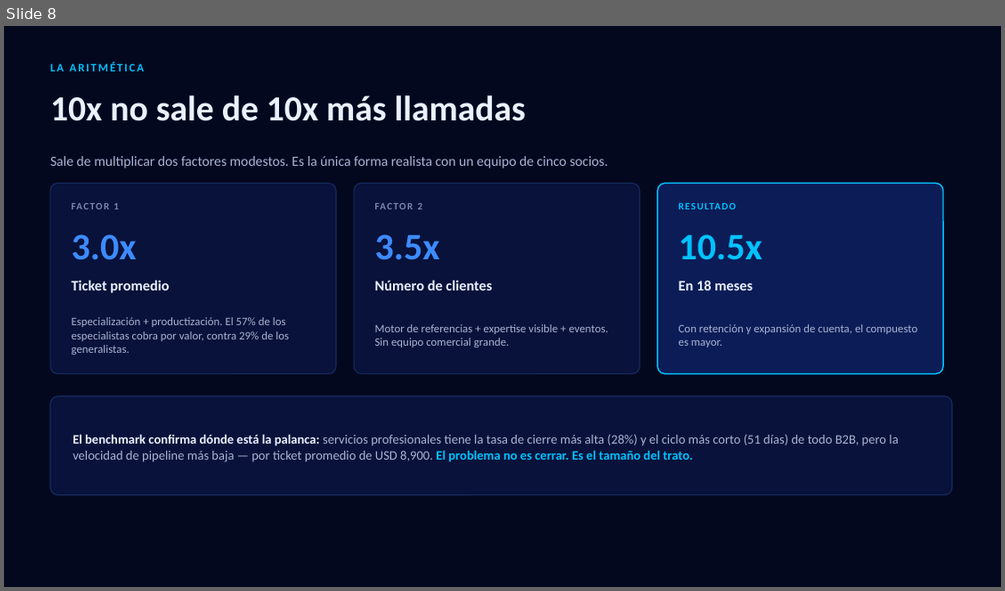
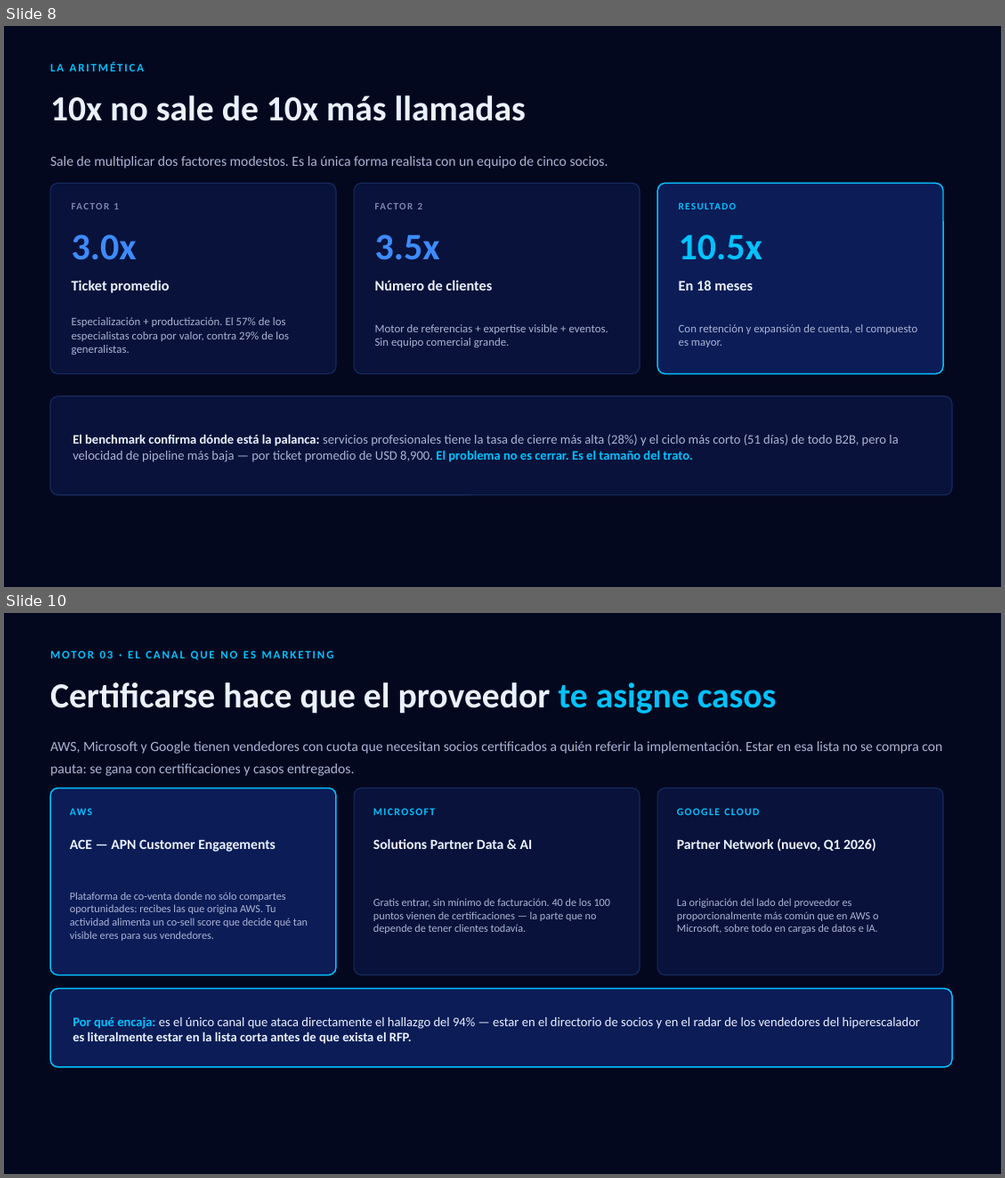
Before and after one commit to datarev-solutions/datarev-diagnostico, a slide deck: docs/plan-crecimiento-datarev.pptx. Shown one above the other, each under a label of ours: slide 8 before the commit, slides 8 and 10 after it; the slides between them are not shown. The pictures are 1005x591 and 1005x1178 pixels, drawn with LibreOffice and Linux fonts; fonts in the diff are those of the drawing. Boxes give left, top, right and bottom in pixels: in the first picture for what was removed or moved away, otherwise in the second. Text is boxed around its words. In the diff, an @@ line names an element or a change of style, - is before the commit and + after.

Commit message:
docs: add cloud partner certification as growth motor #3
Dante flagged the gap: AWS/Microsoft/Google partner programs weren't in the
plan as a growth lever, only buried as a Phase 3 line item. Research shows
AWS Select tier is weeks away (4 accredited individuals, 2 certifications,
USD 2,500/year) and Microsoft's program is free to join with 40 of 100
capability-score points coming from certifications alone — neither needs
existing revenue.

This is the one channel that directly attacks the 94%-shortlist finding:
being in a hyperscaler's partner directory puts DataRev in front of the
vendor's own quota-carrying sellers before a deal exists. Added as motor #3,
moved from Phase 3 to Phase 0 in the roadmap, synced across HTML and PPTX (17
slides now), all visually QA'd via LibreOffice render.

```diff
--- a/docs/plan-crecimiento-datarev.pptx
+++ b/docs/plan-crecimiento-datarev.pptx
@@ slide 10 added at (4,613,1001,1174), background #04081F @@
@@ text added at (50,650,334,660), 11 pt, text #00C2FF, bold @@
+MOTOR 03 · EL CANAL QUE NO ES MARKETING
@@ text added at (50,682,777,714), 34 pt, text #EAF1FF, bold @@
+Certificarse hace que el proveedor te asigne casos
@@ text added at (50,741,942,776), 13.5 pt, text #AAB4D4 @@
+AWS, Microsoft y Google tienen vendedores con cuota que necesitan socios certificados a quién referir la implementación. Estar en esa lista no se compra con pauta: se gana con certificaciones y casos entregados.
@@ rounded rectangle added at (50,788,336,975), fill #0B1C57, outline #00C2FF 1.25 pt @@
@@ rounded rectangle added at (354,788,639,975), fill #08123A, outline #172A5E 1 pt @@
@@ rounded rectangle added at (657,788,943,975), fill #08123A, outline #172A5E 1 pt @@
@@ text added at (70,802,316,821), 10 pt, text #00C2FF, bold @@
+AWS
@@ text added at (373,808,435,815), 10 pt, text #00C2FF, bold @@
+MICROSOFT
@@ text added at (677,802,923,821), 10 pt, text #00C2FF, bold @@
+GOOGLE CLOUD
@@ text added at (70,839,275,852), 13.5 pt, text #EAF1FF, bold @@
+ACE — APN Customer Engagements
@@ text added at (373,839,533,849), 13.5 pt, text #EAF1FF, bold @@
+Solutions Partner Data & AI
@@ text added at (677,838,876,851), 13.5 pt, text #EAF1FF, bold @@
+Partner Network (nuevo, Q1 2026)
@@ text added at (70,892,307,941), 10.5 pt, text #AAB4D4 @@
+Plataforma de co-venta donde no sólo compartes oportunidades: recibes las que origina AWS. Tu actividad alimenta un co-sell score que decide qué tan visible eres para sus vendedores.
@@ text added at (373,898,611,933), 10.5 pt, text #AAB4D4 @@
+Gratis entrar, sin mínimo de facturación. 40 de los 100 puntos vienen de certificaciones — la parte que no depende de tener clientes todavía.
@@ text added at (677,898,878,933), 10.5 pt, text #AAB4D4 @@
+La originación del lado del proveedor es proporcionalmente más común que en AWS o Microsoft, sobre todo en cargas de datos e IA.
@@ rounded rectangle added at (50,989,952,1067), fill #0B1C57, outline #00C2FF 1.25 pt @@
@@ text added at (73,1017,920,1044), 12.5 pt, text #EAF1FF @@
+Por qué encaja: es el único canal que ataca directamente el hallazgo del 94% — estar en el directorio de socios y en el radar de los vendedores del hiperescalador es literalmente estar en la lista corta antes de que exista el RFP.
```
Also in this commit, not shown: 6 slides changed, 1 other slide added, 2 other files.
